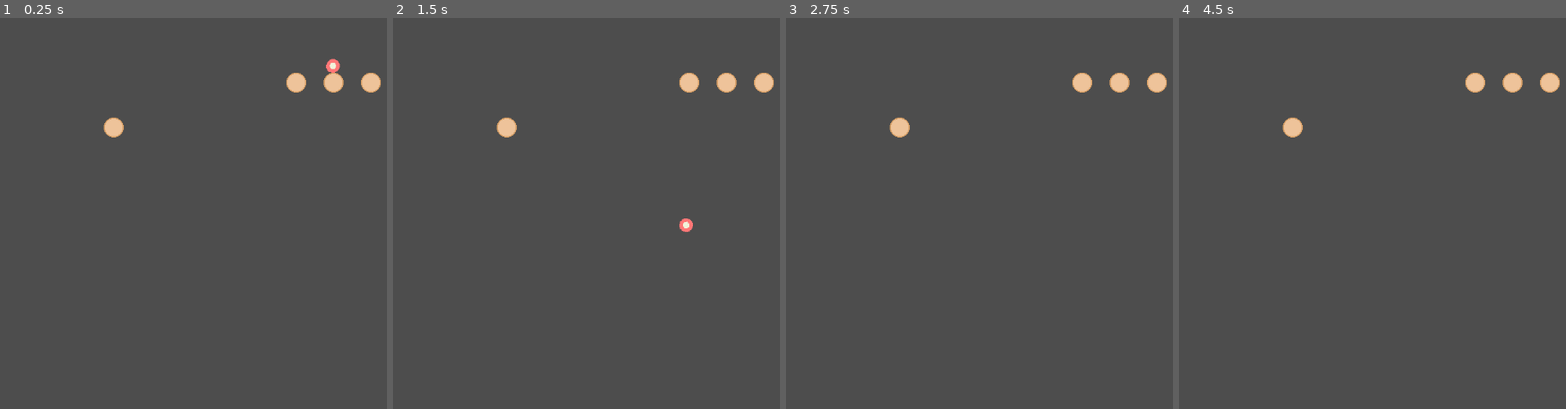
Above: before the commit, frames 1-4 (left to right).
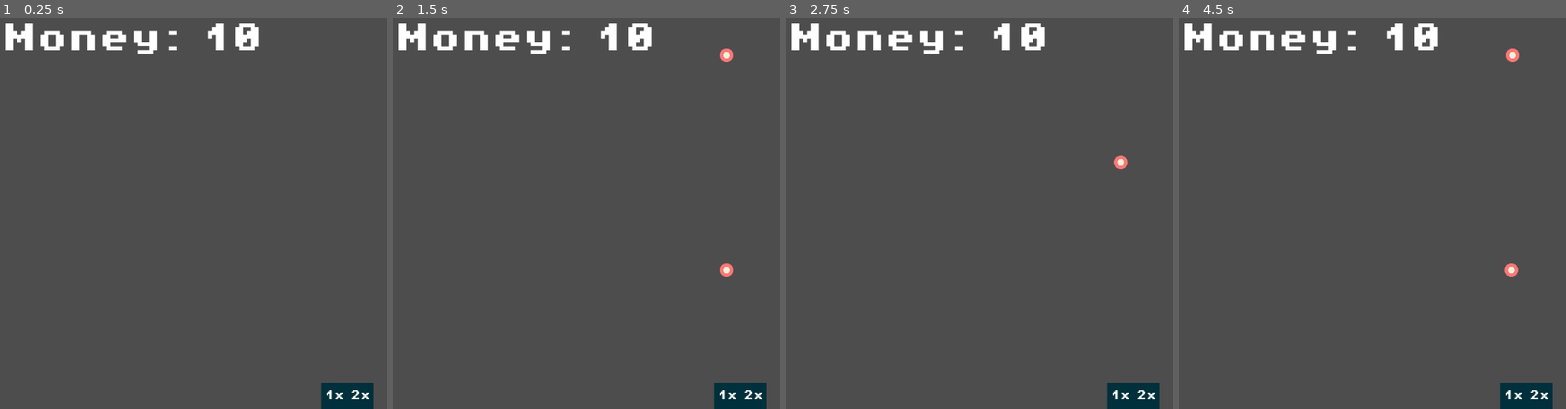
Above: after the commit, the same moments.

Repository: aullisia/plinko
Game: Godot game, scene res://scenes/main.tscn
Two runs of this game, one before a commit and one after it. Both use one fixed random seed, a clock stepped at 60 frames per second and the inputs below.
Inputs:
- Up to frame 1 (0.25 s): no input
- Up to frame 2 (1.5 s): tap Enter at 0.5 s; tap Space (spawn_ball, bound only after the commit) at 0.6, 1.35 s
- Up to frame 3 (2.75 s): tap Space (spawn_ball, bound only after the commit) at 2.1 s
- Up to frame 4 (4.5 s): tap Space (spawn_ball, bound only after the commit) at 2.85, 3.6, 4.35 s

The runs differ from the first frame. In frame 1, 3.8% of the frame differs, in the area x 1-99%, y 1-100%; in frame 2, 4.0%; in frame 3, 3.8%; in frame 4, 3.9%.

Commit message:
score_area, ball_manager, ...

Diff:
--- a/project.godot
+++ b/project.godot
@@ -15,6 +15,18 @@
 config/features=PackedStringArray("4.3", "GL Compatibility")
 config/icon="res://assets/icon.svg"
 
+[gui]
+
+theme/custom_font="res://assets/fonts/PixelOperator8-Bold.ttf"
+
+[input]
+
+spawn_ball={
+"deadzone": 0.5,
+"events": [Object(InputEventKey,"resource_local_to_scene":false,"resource_name":"","device":-1,"window_id":0,"alt_pressed":false,"shift_pressed":false,"ctrl_pressed":false,"meta_pressed":false,"pressed":false,"keycode":0,"physical_keycode":32,"key_label":0,"unicode":32,"location":0,"echo":false,"script":null)
+]
+}
+
 [rendering]
 
 textures/canvas_textures/default_texture_filter=0
--- a/scenes/ball.tscn
+++ b/scenes/ball.tscn
@@ -7,6 +7,8 @@
 radius = 11.0
 
 [node name="Ball" type="RigidBody2D" node_paths=PackedStringArray("STUCK_TIMER")]
+z_index = 1
+collision_layer = 2
 script = ExtResource("1_387xo")
 STUCK_TIMER = NodePath("StuckTimer")
 
@@ -17,4 +19,5 @@
 shape = SubResource("CircleShape2D_0xd5v")
 
 [node name="StuckTimer" type="Timer" parent="."]
-wait_time = 0.5
+wait_time = 0.1
+one_shot = true
--- a/scenes/main.tscn
+++ b/scenes/main.tscn
@@ -1,21 +1,51 @@
-[gd_scene load_steps=5 format=3 uid="uid://dtognboxjjeo7"]
+[gd_scene load_steps=8 format=3 uid="uid://dtognboxjjeo7"]
 
 [ext_resource type="Script" path="res://scripts/main.gd" id="1_0mp5v"]
 [ext_resource type="PackedScene" uid="uid://c4mpw7e4eeqkr" path="res://scenes/ball.tscn" id="2_w0da2"]
 [ext_resource type="PackedScene" uid="uid://4cbr3fi71hnm" path="res://scenes/bump.tscn" id="3_8b4ri"]
 [ext_resource type="Script" path="res://scripts/bump_manager.gd" id="4_dod4e"]
+[ext_resource type="Script" path="res://scripts/ball_manager.gd" id="5_d1m5g"]
+[ext_resource type="PackedScene" uid="uid://bvpt25b42nqj1" path="res://scenes/score_area.tscn" id="6_f6fgo"]
+
+[sub_resource type="WorldBoundaryShape2D" id="WorldBoundaryShape2D_1474v"]
+distance = 1.0
 
 [node name="Game" type="Node2D"]
 script = ExtResource("1_0mp5v")
-
-[node name="Bump" parent="." instance=ExtResource("3_8b4ri")]
-position = Vector2(-353, -128)
-
-[node name="Ball" parent="." instance=ExtResource("2_w0da2")]
-position = Vector2(0, -243)
 
 [node name="Camera2D" type="Camera2D" parent="."]
 
 [node name="BumpManager" type="Node2D" parent="."]
 script = ExtResource("4_dod4e")
 BUMP_SCENE = ExtResource("3_8b4ri")
+
+[node name="BallManager" type="Node2D" parent="."]
+script = ExtResource("5_d1m5g")
+BALL_SCENE = ExtResource("2_w0da2")
+
+[node name="ScoreManager" type="Node2D" parent="."]
+
+[node name="Floor" type="StaticBody2D" parent="ScoreManager"]
+
+[node name="CollisionShape2D" type="CollisionShape2D" parent="ScoreManager/Floor"]
+position = Vector2(0, 326)
+shape = SubResource("WorldBoundaryShape2D_1474v")
+
+[node name="Areas" type="Node2D" parent="ScoreManager"]
+
+[node name="ScoreArea" parent="ScoreManager/Areas" instance=ExtResource("6_f6fgo")]
+position = Vector2(1, 303)
+
+[node name="ScoreArea2" parent="ScoreManager/Areas" instance=ExtResource("6_f6fgo")]
+position = Vector2(43, 303)
+multiplier = 2
+
+[node name="UI" type="Node2D" parent="."]
+
+[node name="Label" type="Label" parent="UI"]
+offset_left = -533.0
+offset_top = -296.0
+offset_right = -355.0
+offset_bottom = -245.0
+theme_override_font_sizes/font_size = 50
+text = "Money: 10"
--- /dev/null
+++ b/scenes/score_area.tscn
@@ -0,0 +1,38 @@
+[gd_scene load_steps=4 format=3 uid="uid://bvpt25b42nqj1"]
+
+[ext_resource type="Texture2D" uid="uid://b75o3kuqgtek2" path="res://assets/SCORE_AREA.png" id="1_6aqm8"]
+[ext_resource type="Script" path="res://scripts/score_area.gd" id="1_qwvj7"]
+
+[sub_resource type="RectangleShape2D" id="RectangleShape2D_66xfn"]
+size = Vector2(36, 20)
+
+[node name="ScoreArea" type="StaticBody2D" node_paths=PackedStringArray("BOUNDING_BOX", "TEXTLABEL")]
+collision_layer = 3
+collision_mask = 3
+script = ExtResource("1_qwvj7")
+BOUNDING_BOX = NodePath("BoundingBox")
+TEXTLABEL = NodePath("TextLabel")
+
+[node name="BoundingBox" type="Area2D" parent="."]
+collision_layer = 3
+collision_mask = 3
+
+[node name="CollisionShape" type="CollisionShape2D" parent="BoundingBox"]
+position = Vector2(0, 10)
+shape = SubResource("RectangleShape2D_66xfn")
+
+[node name="Sprite2D" type="Sprite2D" parent="."]
+texture = ExtResource("1_6aqm8")
+
+[node name="CollisionPolygon2D" type="CollisionPolygon2D" parent="."]
+polygon = PackedVector2Array(-21, -21, -21, 21, 21, 21, 21, -21, 19, 21, -19, 21)
+
+[node name="TextLabel" type="RichTextLabel" parent="."]
+offset_left = -21.0
+offset_top = -9.0
+offset_right = 21.0
+offset_bottom = 8.0
+bbcode_enabled = true
+text = "[center]1x[/center]"
+
+[connection signal="body_shape_entered" from="BoundingBox" to="." method="_on_bounding_box_body_shape_entered"]
--- a/scripts/ball.gd
+++ b/scripts/ball.gd
@@ -2,17 +2,12 @@
 
 @export var STUCK_TIMER: Timer
 
-# Called when the node enters the scene tree for the first time.
 func _ready() -> void:
-	pass # Replace with function body.
-
-# Called every frame. 'delta' is the elapsed time since the previous frame.
-func _process(delta: float) -> void:
 	pass
 
-func _physics_process(delta: float) -> void:
+func _physics_process(_delta: float) -> void:
 	# If ball gets stuck go in random direction
-	if linear_velocity <= Vector2(0,0):
+	if linear_velocity <= Vector2(0, 0):
 		if (!STUCK_TIMER.is_stopped()): return
 		STUCK_TIMER.start()
 		var r:= randi_range(0,1)
--- /dev/null
+++ b/scripts/ball_manager.gd
@@ -0,0 +1,12 @@
+extends Node2D
+
+@export var BALL_SCENE: PackedScene
+
+func create_ball():
+	var ball = BALL_SCENE.instantiate()
+	add_child(ball)
+	ball.position = Vector2(0, -250)
+
+func _process(_delta: float) -> void:
+	if Input.is_action_just_pressed("spawn_ball"):
+		create_ball()
--- a/scripts/bump_manager.gd
+++ b/scripts/bump_manager.gd
@@ -3,20 +3,26 @@
 
 @export var BUMP_SCENE: PackedScene
 
+var rows = 0 #5
 var bump_count: int = 3
 
-# Called when the node enters the scene tree for the first time.
 func _ready() -> void:
-	create_bumps(-200)
+	create_bumps()
 
 func create_bump(bump_position: Vector2) -> void:
 	var bump = BUMP_SCENE.instantiate()
 	add_child(bump)
 	bump.position = bump_position
 
-func create_bumps(y) -> void:
+func create_bumps() -> void:
 	print("Creating Bumps")
-	var x:= -60
-	for i in range(bump_count):
-		create_bump(Vector2(x, y))
-		x+=60
+	var x: float = -60.0
+	var y: float = -300.0
+	for row in range(rows):
+		y+=100
+		if(y >= 300): return
+		for i in range(bump_count):
+			create_bump(Vector2(x, y))
+			x+=60
+		bump_count+=1
+		x = -60 + (-60 * (float(bump_count) - 3)) / 2
--- a/scripts/main.gd
+++ b/scripts/main.gd
@@ -1,11 +1,4 @@
 extends Node2D
 
-
-# Called when the node enters the scene tree for the first time.
 func _ready() -> void:
 	print("Hello World!!!")
-
-
-# Called every frame. 'delta' is the elapsed time since the previous frame.
-func _process(delta: float) -> void:
-	pass
--- /dev/null
+++ b/scripts/score_area.gd
@@ -0,0 +1,12 @@
+extends StaticBody2D
+
+signal on_score_area_entered(multiplier: float, value: int)
+@export var BOUNDING_BOX: CollisionObject2D
+@export var TEXTLABEL: RichTextLabel
+@export var multiplier: = 1
+
+func _ready() -> void:
+	TEXTLABEL.text = "[center]" + str(multiplier) + "x" + "[/center]"
+
+func _on_bounding_box_body_shape_entered(body_rid: RID, body: Node2D, body_shape_index: int, local_shape_index: int) -> void:
+	body.queue_free()
Binary file added: assets/fonts/PixelOperator8-Bold.ttf
Not shown, added: assets/fonts/PixelOperator8-Bold.ttf.import
Binary file added: assets/fonts/PixelOperator8.ttf
Not shown, added: assets/fonts/PixelOperator8.ttf.import
